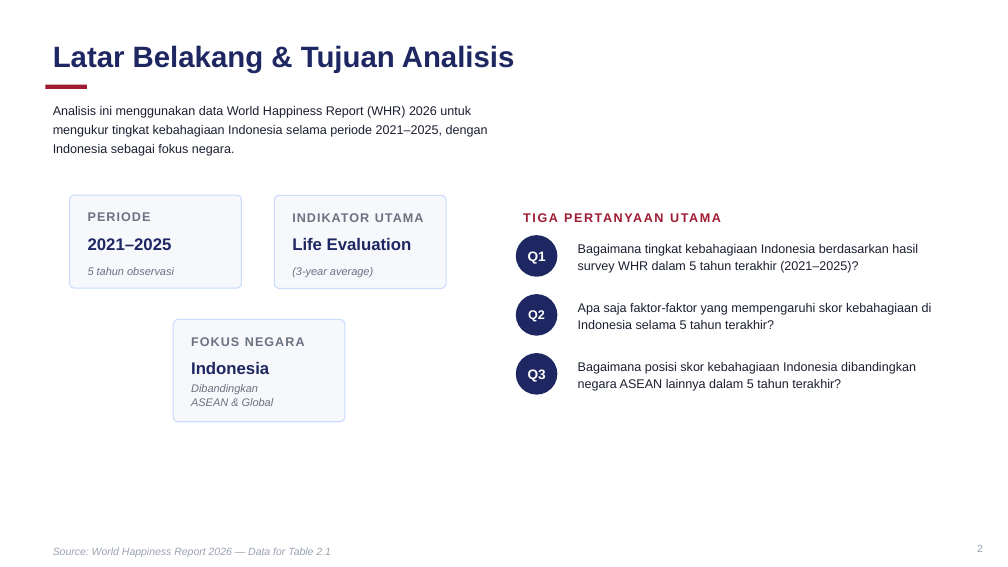
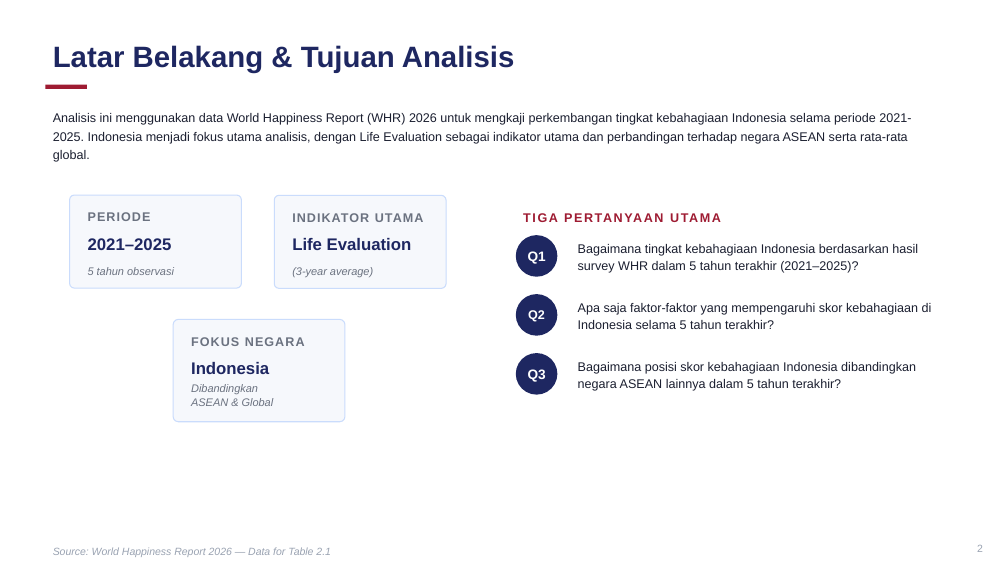
Before and after one commit to demuuus/statistics_exercise, a slide deck: slide 2 of WHR2026_Indonesia_Demas.pptx. Drawn at 1008x567 pixels with LibreOffice and Linux fonts; fonts in the diff are those of the drawing. Boxes give left, top, right and bottom in pixels: in the first picture for what was removed or moved away, otherwise in the second. Text is boxed around its words. In the diff, an @@ line names an element or a change of style, - is before the commit and + after.

```diff
--- a/WHR2026_Indonesia_Demas.pptx
+++ b/WHR2026_Indonesia_Demas.pptx
@@ text at [53,113,911,162]: text changed @@
-Analisis ini menggunakan data World Happiness Report (WHR) 2026 untuk mengukur tingkat kebahagiaan Indonesia selama periode 2021–2025, dengan Indonesia sebagai fokus negara.
+Analisis ini menggunakan data World Happiness Report (WHR) 2026 untuk mengkaji perkembangan tingkat kebahagiaan Indonesia selama periode 2021-2025. Indonesia menjadi fokus utama analisis, dengan Life Evaluation sebagai indikator utama dan perbandingan terhadap negara ASEAN serta rata-rata global.
```
Also in this commit, not shown: 1 other file.
